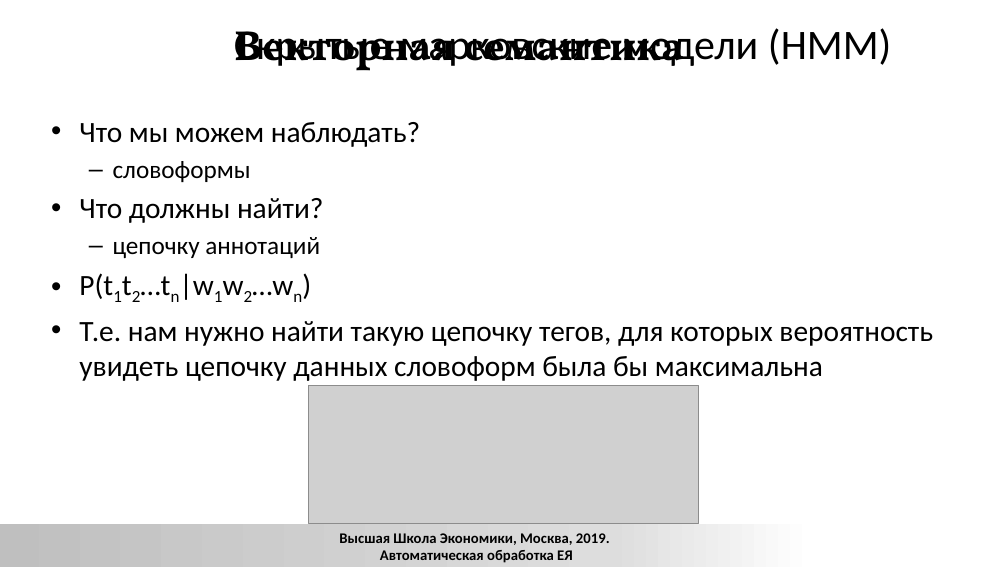
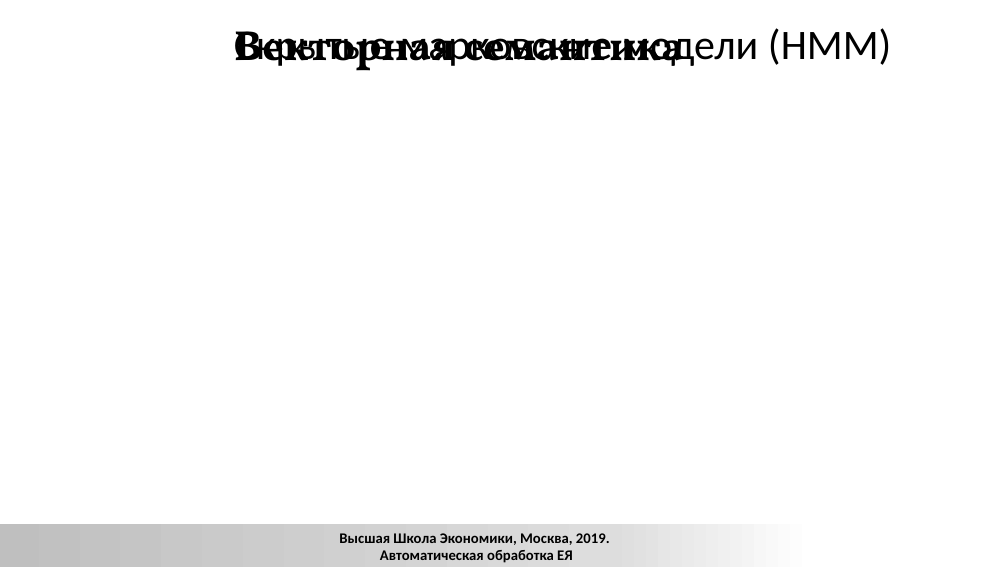
Before and after one commit to xngoli/nlp2019, a slide deck: slide 64 of lectures/2019_CL1_L_disambiguation.pptx (slide 65 before the commit). Drawn at 1008x567 pixels with LibreOffice and Linux fonts; fonts in the diff are those of the drawing; grey boxes stand for pictures; background and template pictures are left out. Boxes give left, top, right and bottom in pixels: in the first picture for what was removed or moved away, otherwise in the second. Text is boxed around its words. In the diff, an @@ line names an element or a change of style, - is before the commit and + after.

```diff
--- a/lectures/2019_CL1_L_disambiguation.pptx
+++ b/lectures/2019_CL1_L_disambiguation.pptx
@@ text removed at bbox=[79, 122, 933, 381] @@
-• Что мы можем наблюдать?
-  – словоформы
-• Что должны найти?
-  – цепочку аннотаций
-• P(t1t2…tn|w1w2…wn)
-• Т.е. нам нужно найти такую цепочку тегов, для которых вероятность увидеть цепочку данных словоформ была бы максимальна
@@ picture removed at bbox=[309, 386, 699, 523] @@
```
Also in this commit, not shown: 16 other slides changed, 10 slides added, 3 slides removed, 2 other files.
